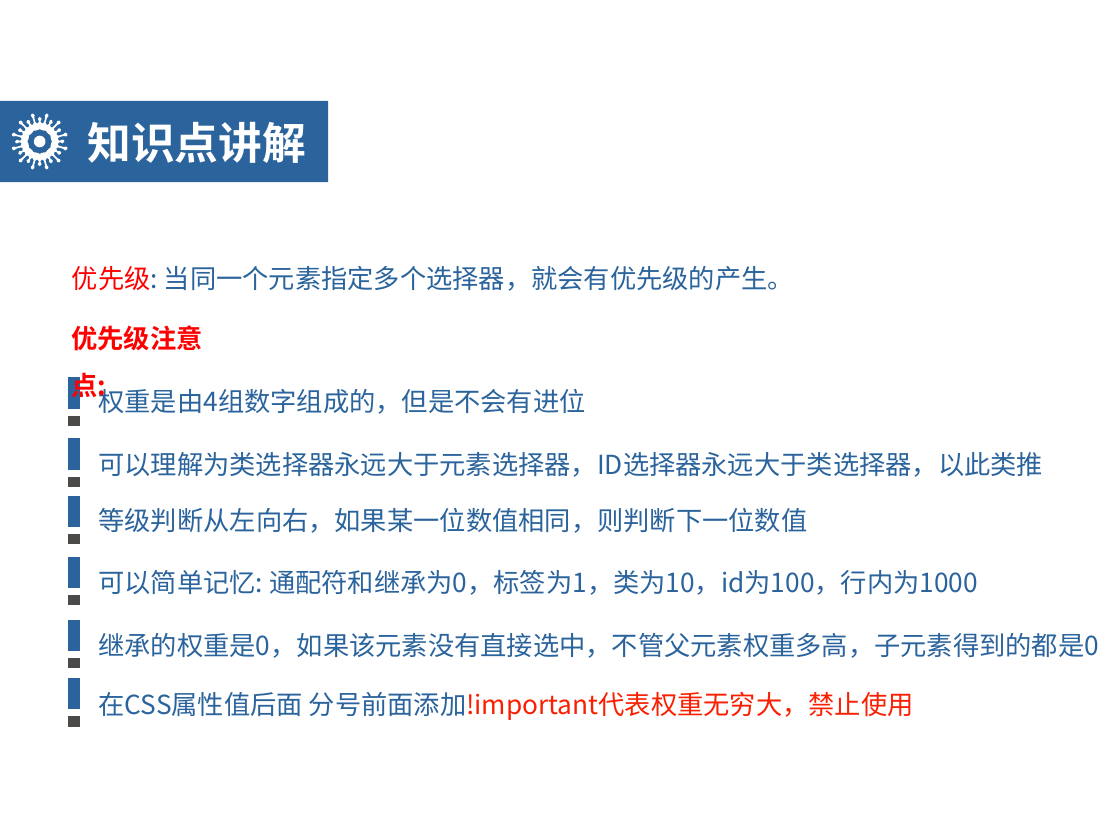
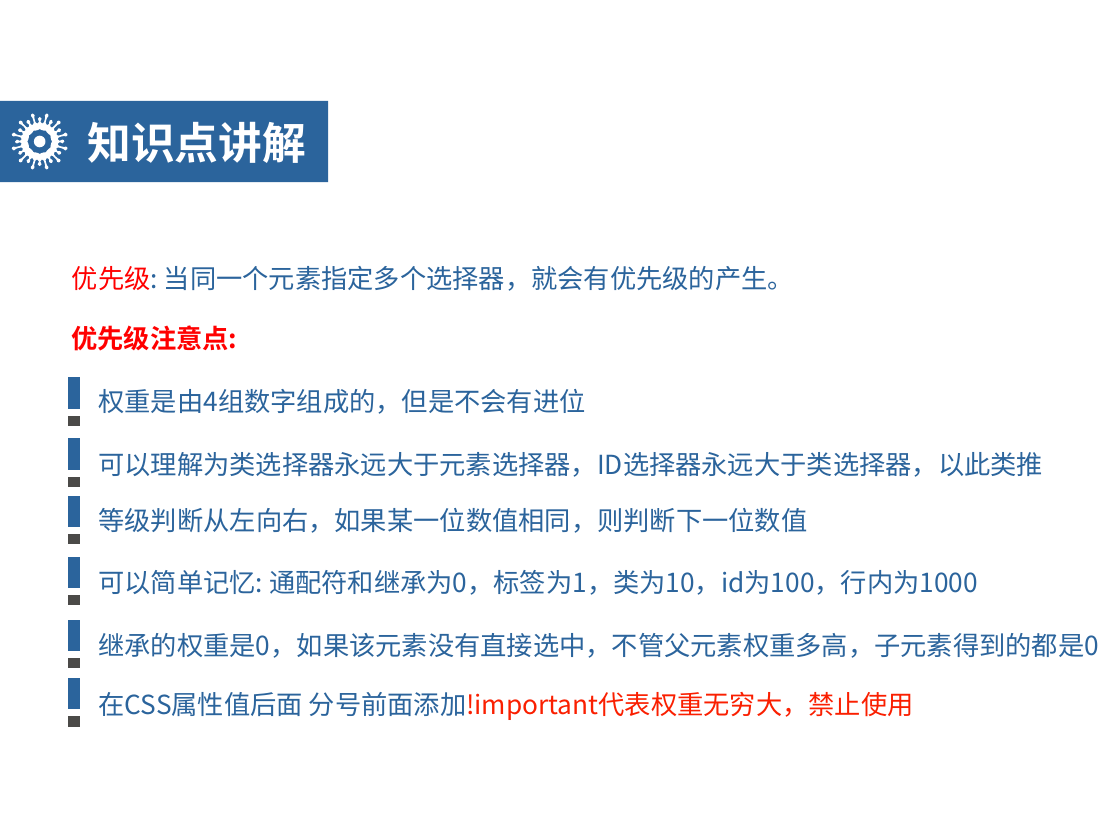
Before and after one commit to Ischenchenya/HTMLandCSSCourse, a slide deck: slide 8 of day05-CSS3/teach/day05-HTML5CSS3.pptx (slide 9 before the commit). Drawn at 1120x840 pixels with LibreOffice and Linux fonts; fonts in the diff are those of the drawing; background and template pictures are left out. Boxes give left, top, right and bottom in pixels: in the first picture for what was removed or moved away, otherwise in the second. Text is boxed around its words. In the diff, an @@ line names an element or a change of style, - is before the commit and + after.

```diff
--- a/day05-CSS3/teach/day05-HTML5CSS3.pptx
+++ b/day05-CSS3/teach/day05-HTML5CSS3.pptx
@@ text "优先级注意点:" rewrapped from (71, 325, 202, 402) to (71, 325, 237, 351) @@
```
Also in this commit, not shown: 7 other slides changed, 1 slide removed, 16 other files.
